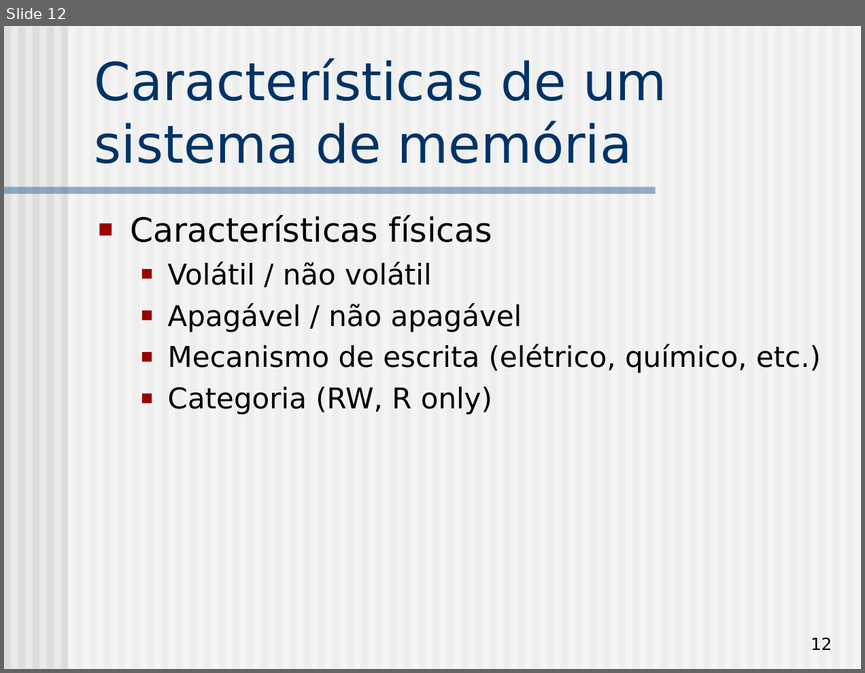
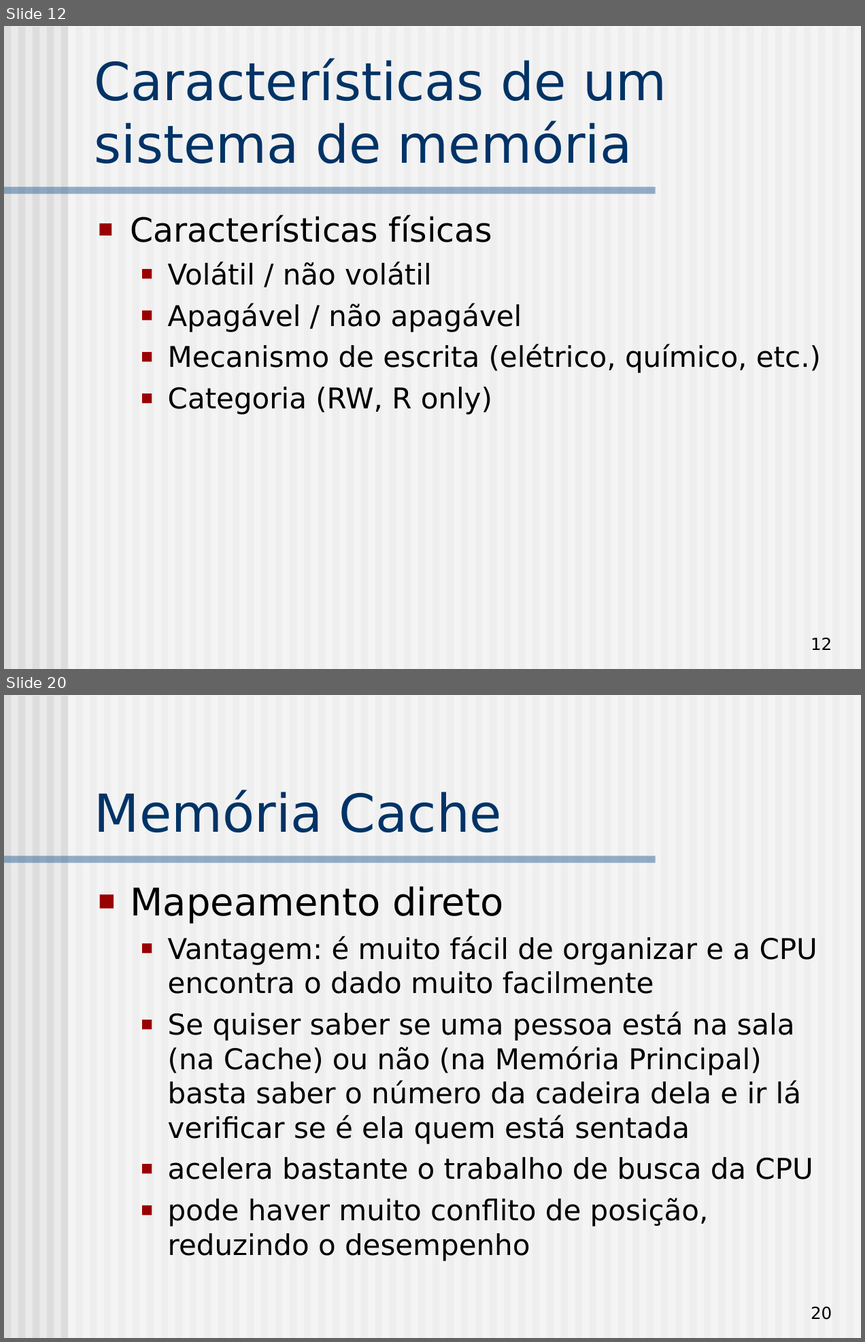
Before and after one commit to simoesusp/SSC0511-Organizacao-de-Computadores-Digitais, a slide deck: Memoria.ppt. Shown one above the other, each under a label of ours: slide 12 before the commit, slides 12 and 20 after it; the slides between them are not shown. The pictures are 865x673 and 865x1342 pixels, drawn with LibreOffice and Linux fonts; fonts in the diff are those of the drawing. Boxes give left, top, right and bottom in pixels: in the first picture for what was removed or moved away, otherwise in the second. Text is boxed around its words. In the diff, an @@ line names an element or a change of style, - is before the commit and + after.

```diff
--- a/Memoria.ppt
+++ b/Memoria.ppt
@@ slide 20 added at bbox=[4, 695, 861, 1338], background #EAEAEA; not listed: 62 template elements that a slide beside it also shows @@
@@ title added at bbox=[94, 790, 502, 832], 44 pt, text #003366 @@
+Memória Cache
@@ text added at bbox=[130, 886, 817, 1261], 24 pt, text #000000 @@
+■ Mapeamento direto
+  ■ Vantagem: é muito fácil de organizar e a CPU encontra o dado muito facilmente
+  ■ Se quiser saber se uma pessoa está na sala (na Cache) ou não (na Memória Principal) basta saber o número da cadeira dela e ir lá verificar se é ela quem está sentada
+  ■ acelera bastante o trabalho de busca da CPU
+  ■ pode haver muito conflito de posição, reduzindo o desempenho
@@ page number added at bbox=[810, 1306, 832, 1319], 14 pt, text #000000 @@
+20
```
Also in this commit, not shown: 1 slide changed, 13 other slides added.
